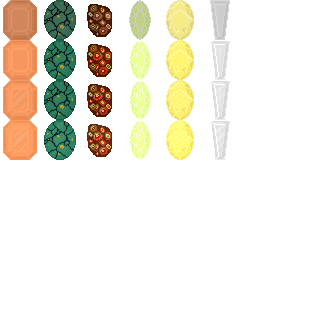
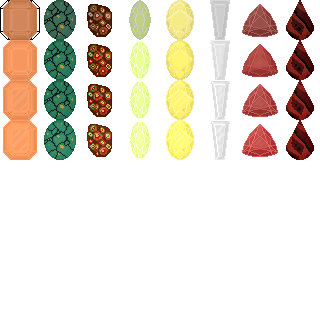
Layers edited between the first and the second 320 x 320 image:
painted on "shine 2" over left=286, top=40, right=314, bottom=80
painted on "shine" over left=245, top=88, right=301, bottom=148
painted on "opaque gem" over left=286, top=0, right=314, bottom=160
painted on "gem" over left=242, top=4, right=278, bottom=157
showed "guide", painted on it over left=0, top=0, right=314, bottom=80
